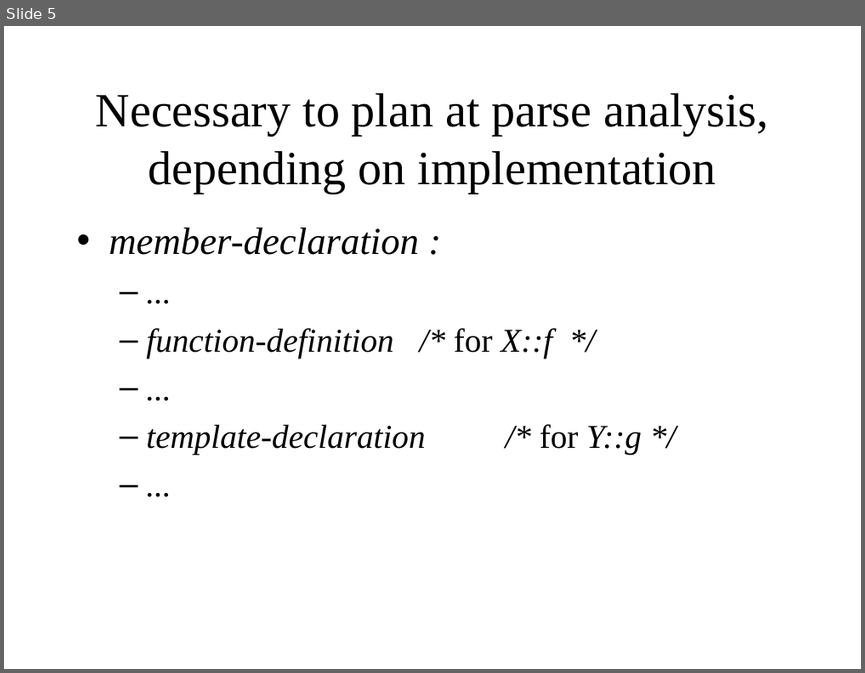
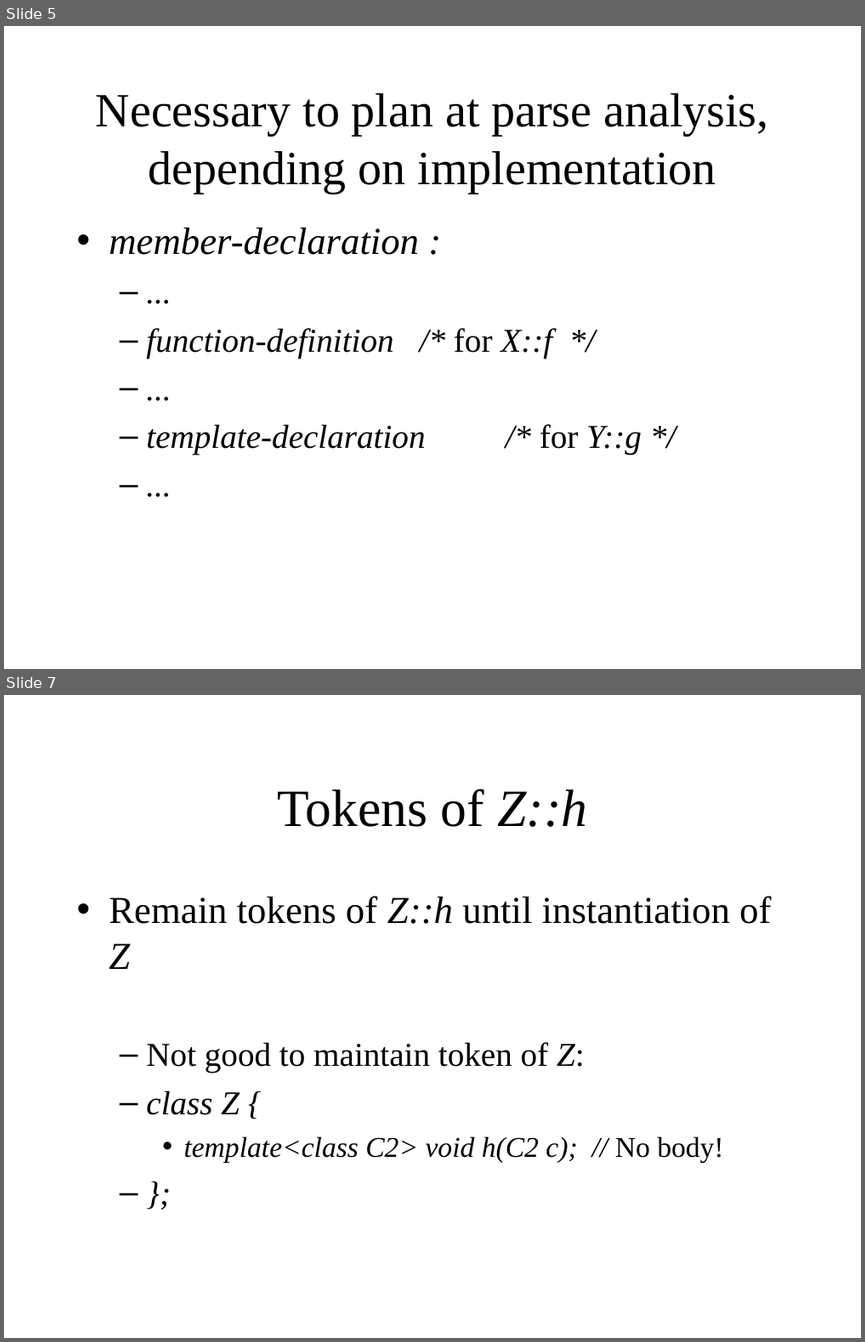
Before and after one commit to KeiHasegawa/cxx_doc, a slide deck: 20_template_mem_fun_e.ppt. Shown one above the other, each under a label of ours: slide 5 before the commit, slides 5 and 7 after it; the slides between them are not shown. The pictures are 865x673 and 865x1342 pixels, drawn with LibreOffice and Linux fonts; fonts in the diff are those of the drawing. Boxes give left, top, right and bottom in pixels: in the first picture for what was removed or moved away, otherwise in the second. Text is boxed around its words. In the diff, an @@ line names an element or a change of style, - is before the commit and + after.

```diff
--- a/20_template_mem_fun_e.ppt
+++ b/20_template_mem_fun_e.ppt
@@ slide 7 added at [4, 695, 861, 1338], background #FFFFFF @@
@@ title added at [277, 789, 588, 827], 44 pt, text #000000 @@
+Tokens of Z::h
@@ text added at [109, 896, 771, 1163], 32 pt, text #000000 @@
+• Remain tokens of Z::h until instantiation of Z
+  – Not good to maintain token of Z:
+  – class Z {
+    • template<class C2> void h(C2 c); // No body!
+  – };
```
Also in this commit, not shown: 3 slides changed, 1 other slide added, 3 other files.
